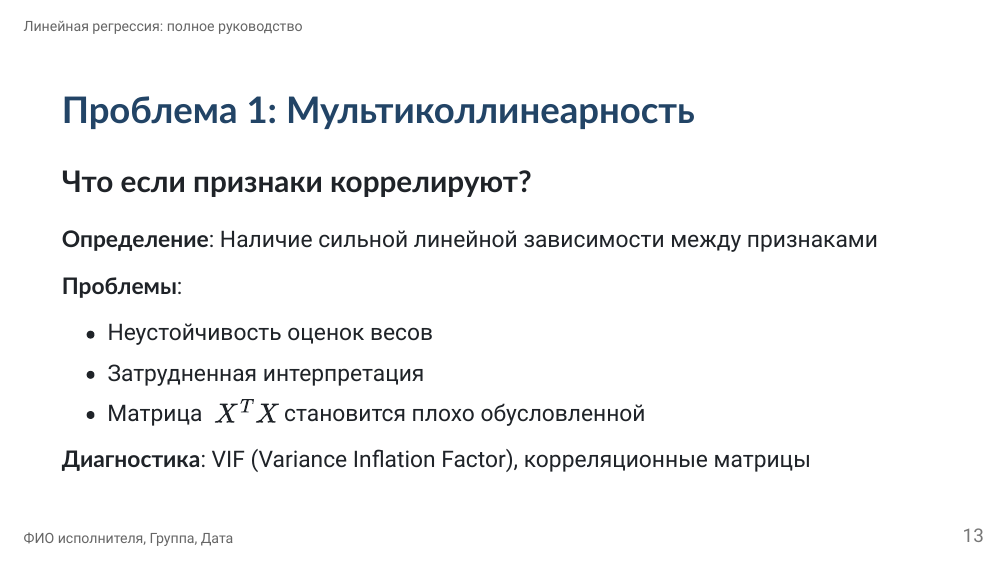
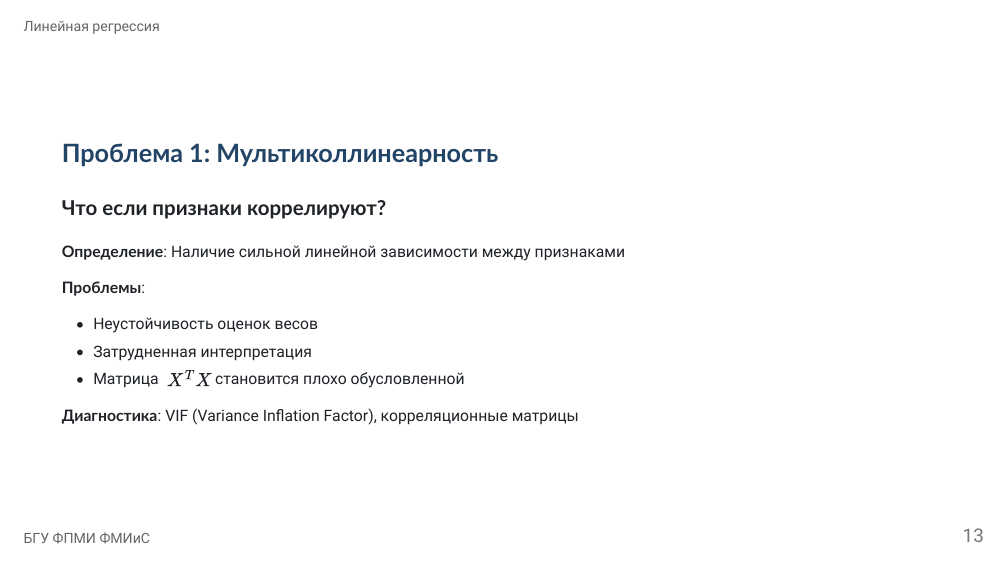
Before and after one commit to dsushko/bsu-famcs-ml-course, a slide deck: slide 13 of 5-linear-model.pptx. Drawn at 1008x567 pixels with LibreOffice and Linux fonts; fonts in the diff are those of the drawing. Boxes give left, top, right and bottom in pixels: in the first picture for what was removed or moved away, otherwise in the second. Text is boxed around its words. In the diff, an @@ line names an element or a change of style, - is before the commit and + after.

```diff
--- a/5-linear-model.pptx
+++ b/5-linear-model.pptx
@@ text at (24,21,159,34): text changed @@
-Линейная регрессия: полное руководство
+Линейная регрессия
@@ text "Проблема 1: Мультиколлинеарность": place and size @@
-text "Проблема 1: Мультиколлинеарность" at (62,96,695,129)
+text "Проблема 1: Мультиколлинеарность" at (62,143,498,166)
@@ text "Проблема 1: Мультиколлинеарность" at (62,143,498,166): size 34.8 to 24 pt @@
@@ text "Что если признаки коррелируют?": place and size @@
-text "Что если признаки коррелируют?" at (62,170,532,197)
+text "Что если признаки коррелируют?" at (62,200,386,219)
@@ text "Что если признаки коррелируют?" at (62,200,386,219): size 28.3 to 19.5 pt @@
@@ text "Определение: Наличие сильной линейной зависимости ...": place and size @@
-text "Определение: Наличие сильной линейной зависимости ..." at (62,230,878,252)
+text "Определение: Наличие сильной линейной зависимости ..." at (62,245,625,261)
@@ freeform shape: place and size @@
-freeform shape at (87,330,95,338)
+freeform shape at (77,322,82,327)
@@ text "Неустойчивость оценок весов": place and size @@
-text "Неустойчивость оценок весов" at (108,323,433,345)
+text "Неустойчивость оценок весов" at (93,317,319,333)
@@ freeform shape: place and size @@
-freeform shape at (87,411,95,419)
+freeform shape at (77,349,82,355)
@@ text "Затрудненная интерпретация": place and size @@
-text "Затрудненная интерпретация" at (108,364,425,386)
+text "Затрудненная интерпретация" at (93,345,312,361)
@@ freeform shape: place and size @@
-freeform shape at (87,371,95,379)
+freeform shape at (77,377,82,383)
@@ text "Матрица": place and size @@
-text "Матрица" at (107,404,202,426)
+text "Матрица" at (93,372,159,388)
@@ freeform shape: place and size @@
-freeform shape at (215,404,237,423)
+freeform shape at (167,374,183,386)
@@ freeform shape: place and size @@
-freeform shape at (256,404,279,423)
+freeform shape at (185,371,194,380)
@@ freeform shape: place and size @@
-freeform shape at (240,399,254,413)
+freeform shape at (196,374,212,386)
@@ text "становится плохо обусловленной": place and size @@
-text "становится плохо обусловленной" at (284,403,646,426)
+text "становится плохо обусловленной" at (215,372,465,388)
@@ size 21.7 to 15 pt in 7 elements at (62,281,145,296), (93,317,319,333), (93,372,159,388), (93,345,312,361), (62,245,625,261), (215,372,465,388), (62,408,579,425) @@
@@ text "Диагностика: VIF (Variance Inﬂation Factor), ...": place and size @@
-text "Диагностика: VIF (Variance Inﬂation Factor), ..." at (62,449,811,472)
+text "Диагностика: VIF (Variance Inﬂation Factor), ..." at (62,408,579,425)
@@ text removed at (24,532,234,546) @@
-ФИО исполнителя, Группа, Дата
@@ text added at (24,532,151,544), 13.5 pt, text #666666 @@
+БГУ ФПМИ ФМИиС
```
Also in this commit, not shown: 28 other slides changed, 1 slide added, 1 slide removed, 30 other files.
